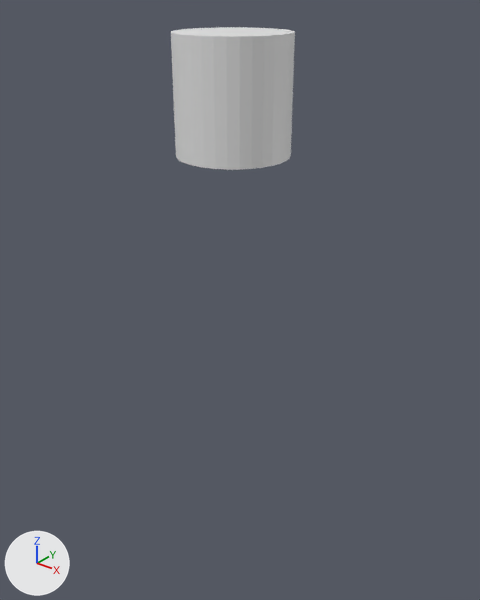
Renders of the Blender file env_tree_sonny_donaldson_01.blend from each side of a commit.
Before and after are seen from a camera (50 mm lens) standing at (7.33, -8.97, 1.79) and looking at (-0.11, 0.32, -3.97). Arrows for +X, +Y and +Z are at lower left; the lights stay in place. The first picture is the older version.

Before the edit, the objects in view are built like this:
```python
me_cylinder = bpy.data.meshes.new('Cylinder')
me_cylinder.from_pydata(...)  # a 32-sided cylinder along z spanning x -1.0..1.0, y -1.0..1.0, z -1.0..1.0
ob_cylinder = bpy.data.objects.new('Cylinder', me_cylinder)
ob_cylinder.location = (0.0, 0.0, 0.0)
```
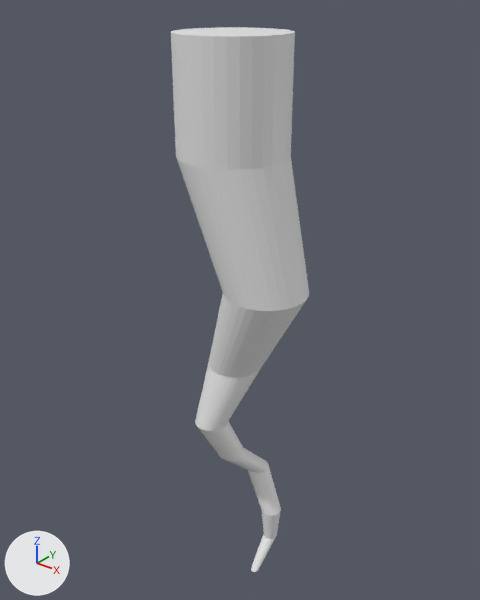
What differs and where, as boxes (x1, y1, x2, y2) in the pictures (480 x 600 px):
'Cylinder', reshaped (11% wider, 279% taller): before (171, 27, 295, 170); after (171, 27, 309, 572)
part 1 of me_cylinder, built on: after (176, 157, 309, 572)

Edits to the bpy script that builds the scene:
```text
Change me_cylinder:
    used by ob_cylinder; location = (0.0, 0.0, 0.0)
    remove me_cylinder.from_pydata(...)  # 64 vertices, 34 faces; spans x -1.0..1.0, y -1.0..1.0, z -1.0..1.0
    add me_cylinder.from_pydata(...)  # 320 vertices, 290 faces; spans x -1.0..1.52, y -1.0..1.07, z -10.79..1.0
    me_cylinder part 1
    1 face is deleted
    256 vertices are added at x -0.66..1.52, y -0.75..1.07, z -10.79..-3.45
    257 new faces join them
```
